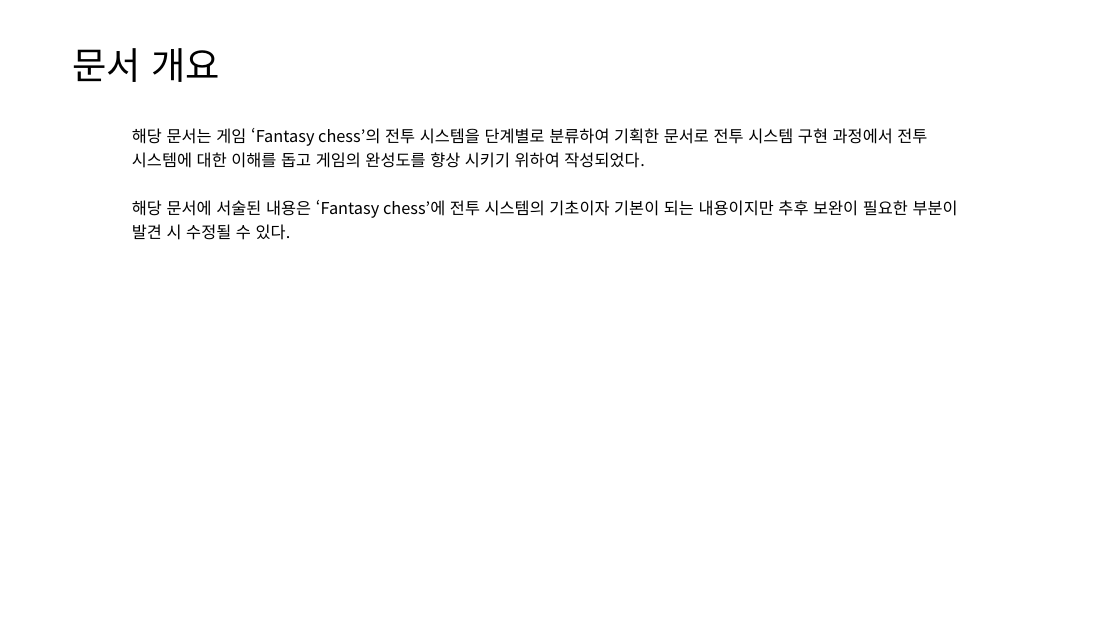
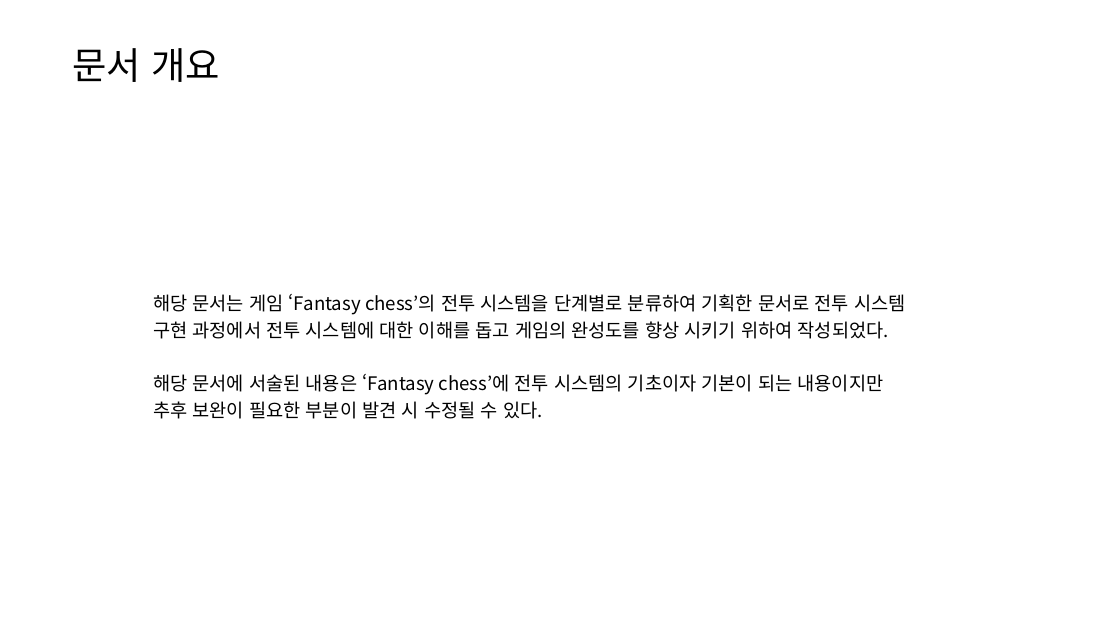
Before and after one commit to yjk0401/unityenginebasic_9th, a slide deck: slide 2 of 기획/체스/체스 전투 시스템 기획서.pptx. Drawn at 1120x630 pixels with LibreOffice and Linux fonts; fonts in the diff are those of the drawing. Boxes give left, top, right and bottom in pixels: in the first picture for what was removed or moved away, otherwise in the second. Text is boxed around its words. In the diff, an @@ line names an element or a change of style, - is before the commit and + after.

```diff
--- a/기획/체스/체스 전투 시스템 기획서.pptx
+++ b/기획/체스/체스 전투 시스템 기획서.pptx
@@ table at box(145, 285, 975, 423) @@
-row 1, column 1: 해당 문서는 게임 ‘Fantasy chess’의 전투 시스템을 단계별로 분류하여 기획한 문서로 전투 시스템 구현 과정에서 전투 시스템에 대한 이해를 돕고 게임의 완성도를 향상 시키기 위하여 작성되었다. / 해당 문서에 서술된 내용은 ‘Fantasy chess’에 전투 시스템의 기초이자 기본이 되는 내용이지만 추후 보완이 필요한 부분이 발견 시 수정될 수 있다.
+row 1, column 1: 해당 문서는 게임 ‘Fantasy chess’의 전투 시스템을 단계별로 분류하여 기획한 문서로 전투 시스템 / 구현 과정에서 전투 시스템에 대한 이해를 돕고 게임의 완성도를 향상 시키기 위하여 작성되었다. / 해당 문서에 서술된 내용은 ‘Fantasy chess’에 전투 시스템의 기초이자 기본이 되는 내용이지만 / 추후 보완이 필요한 부분이 발견 시 수정될 수 있다.
@@ table: place and size @@
-table at box(124, 119, 996, 244)
+table at box(145, 285, 975, 423)
```
Also in this commit, not shown: 2 other slides changed, 7 slides added, 1 other file.
